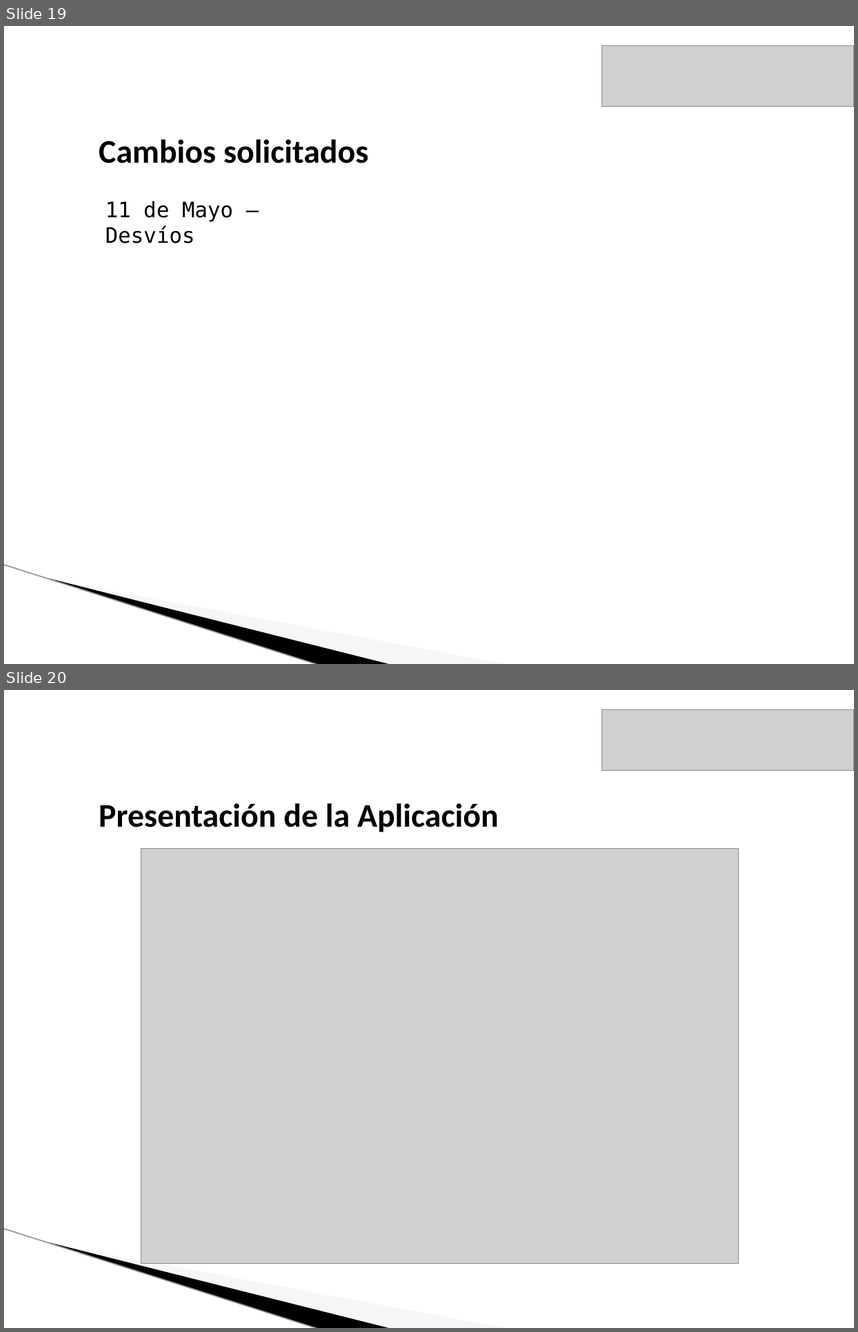
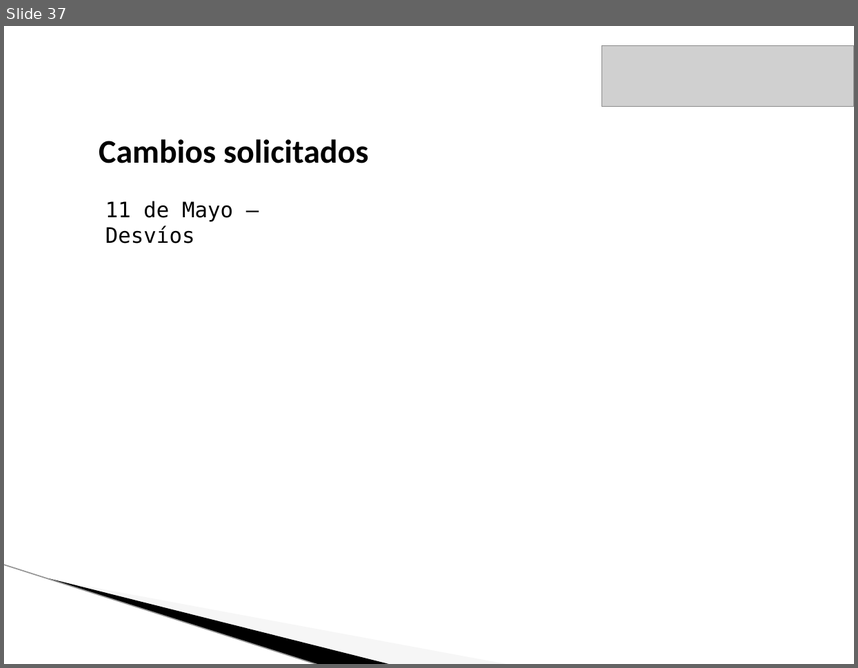
Before and after one commit to lucasdicesaro/reser-bar, a slide deck: documentacion/Presentacion Final ReserBar/Presentacion Final.pptx. Shown one above the other, each under a label of ours: slides 19 and 20 before the commit, slide 37 after it. The pictures are 858x1332 and 858x668 pixels, drawn with LibreOffice and Linux fonts; fonts in the diff are those of the drawing; grey boxes stand for pictures; background and template pictures are left out. Boxes give left, top, right and bottom in pixels: in the first picture for what was removed or moved away, otherwise in the second. Text is boxed around its words. In the diff, an @@ line names an element or a change of style, - is before the commit and + after.

```diff
--- a/documentacion/Presentacion Final ReserBar/Presentacion Final.pptx
+++ b/documentacion/Presentacion Final ReserBar/Presentacion Final.pptx
@@ slide 20 removed at (4, 690, 854, 1328), background #FFFFFF; not listed: 3 template elements that a slide beside it also shows @@
@@ picture removed at (602, 709, 854, 770) @@
@@ text removed at (99, 803, 499, 832) @@
-Presentación de la Aplicación
@@ picture removed at (141, 848, 738, 1263) @@
@@ what was slide 19 is now slide 37 @@
```
Also in this commit, not shown: 7 slides changed, 27 slides added, 6 other slides removed, 2 other files.
